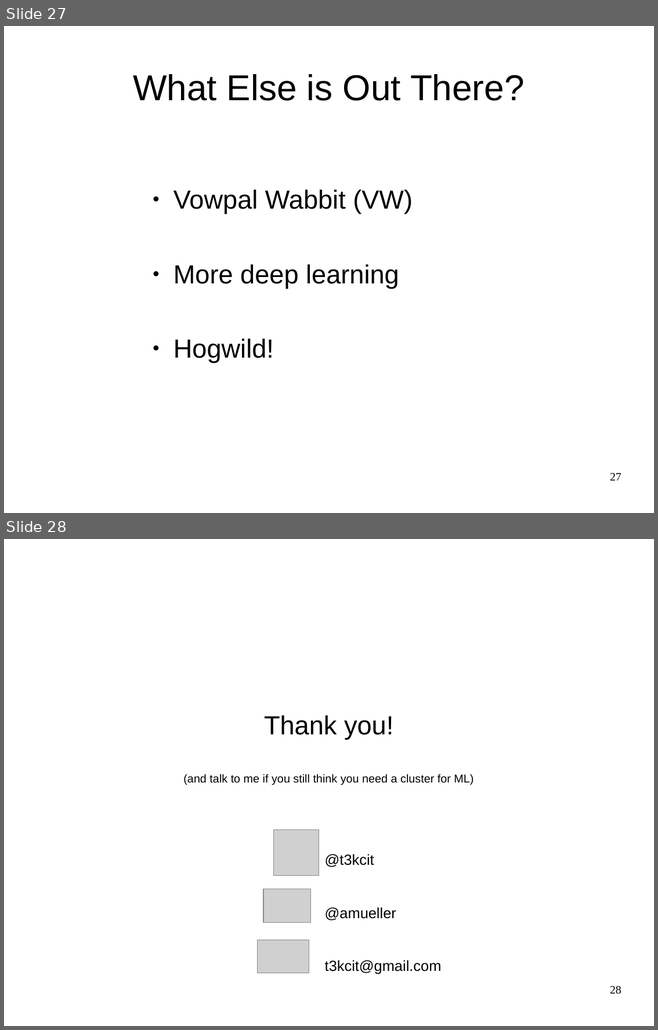
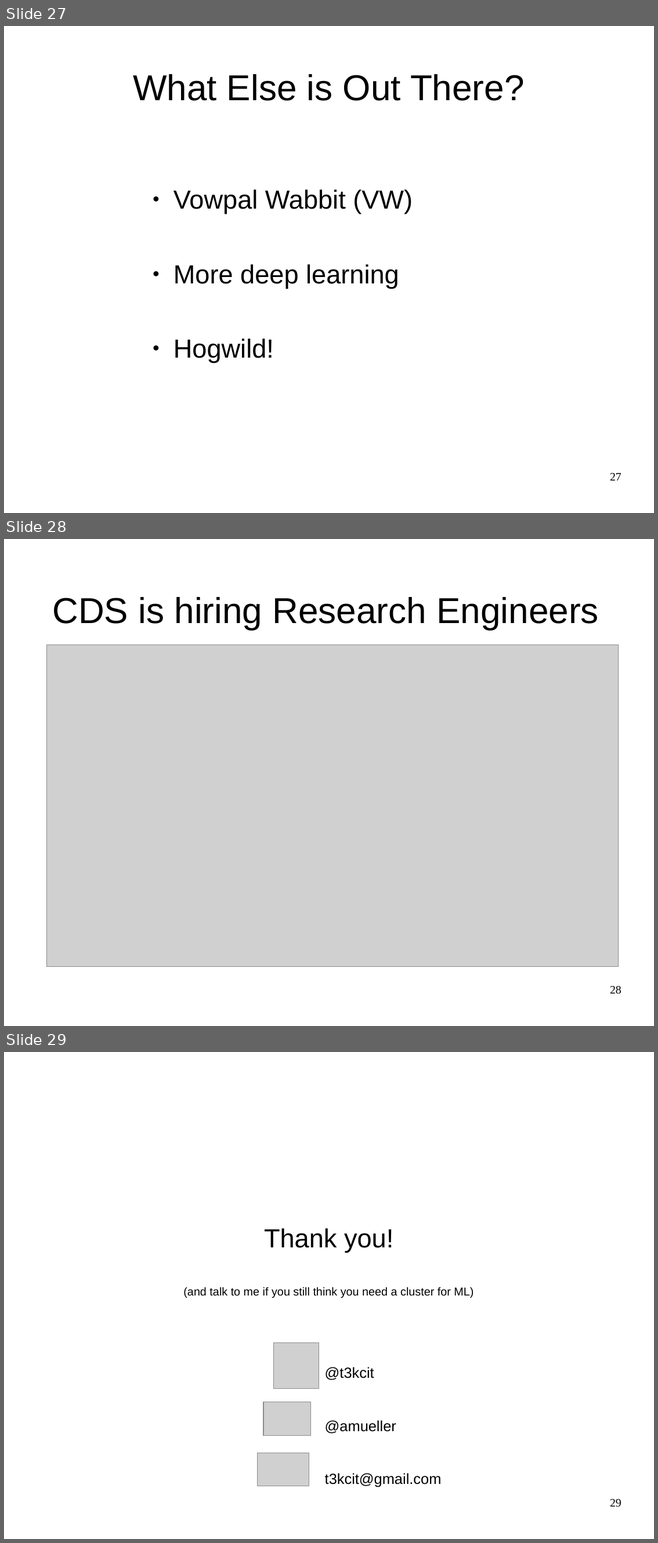
Before and after one commit to amueller/talks_odt, a slide deck: large-scale-non-linear-learning-pygotham-2015.odp. Shown one above the other, each under a label of ours: slides 27 and 28 before the commit, slides 27, 28 and 29 after it. The pictures are 658x1030 and 658x1543 pixels, drawn with LibreOffice and Linux fonts; fonts in the diff are those of the drawing; grey boxes stand for pictures. Boxes give left, top, right and bottom in pixels: in the first picture for what was removed or moved away, otherwise in the second. Text is boxed around its words. In the diff, an @@ line names an element or a change of style, - is before the commit and + after.

```diff
--- a/large-scale-non-linear-learning-pygotham-2015.odp
+++ b/large-scale-non-linear-learning-pygotham-2015.odp
@@ slide 28 added at bbox=[4, 539, 654, 1026], background #FFFFFF @@
@@ title added at bbox=[52, 597, 598, 630], 44 pt, text #000000 @@
+CDS is hiring Research Engineers
@@ picture added at bbox=[46, 645, 618, 967] @@
@@ page number added at bbox=[610, 986, 621, 994], 14 pt, text #000000 @@
+28
@@ what was slide 28 is now slide 29 @@
@@ page number at bbox=[610, 1499, 621, 1507]: text changed @@
-28
+29
```
Also in this commit, not shown: 1 other file.
